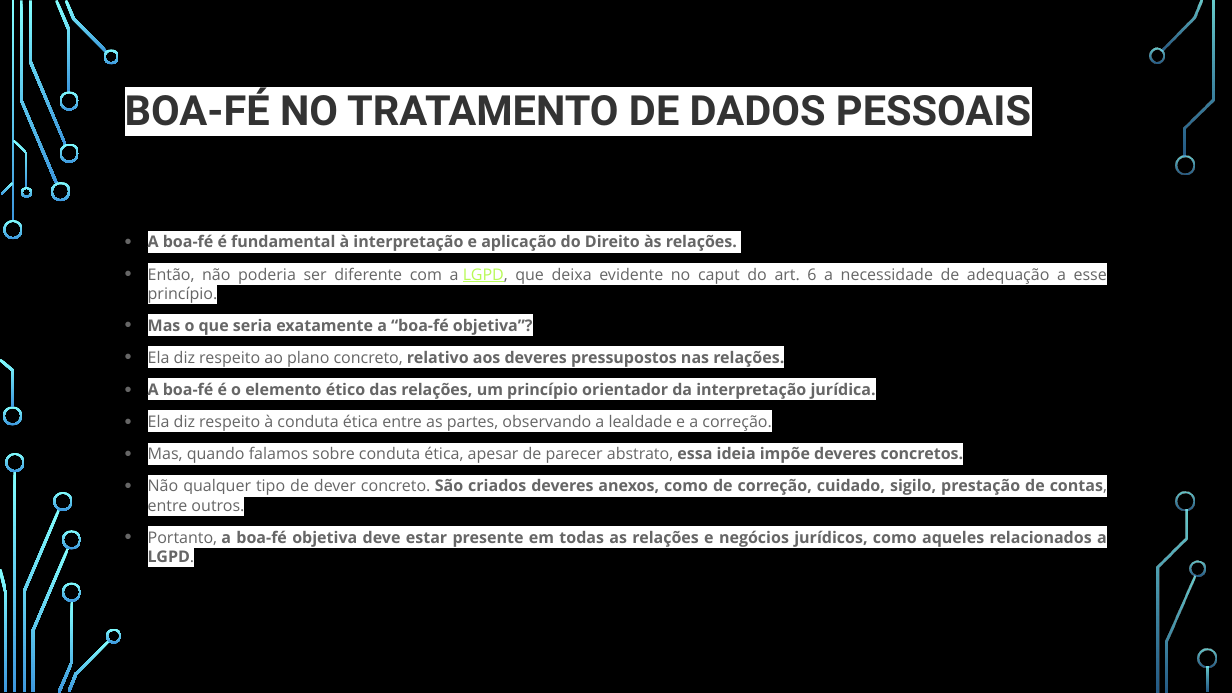
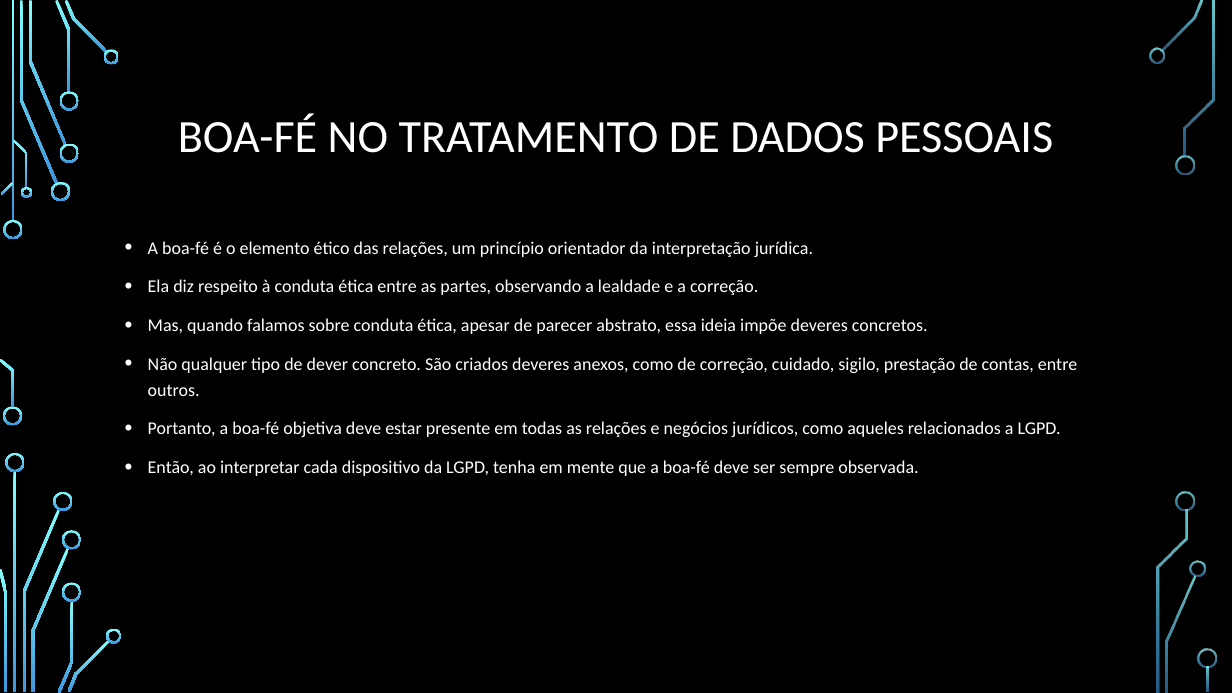
Before and after one commit to MauricioSanto/Meu-Curso-fullstack, a slide deck: slide 6 of Módulo 03/Back-End/aula01/apresentaçao power point LGPD/lgpd.pptx (slide 5 before the commit). Drawn at 1232x693 pixels with LibreOffice and Linux fonts; fonts in the diff are those of the drawing; background and template pictures are left out. Boxes give left, top, right and bottom in pixels: in the first picture for what was removed or moved away, otherwise in the second. Text is boxed around its words. In the diff, an @@ line names an element or a change of style, - is before the commit and + after.

```diff
--- a/Módulo 03/Back-End/aula01/apresentaçao power point LGPD/lgpd.pptx
+++ b/Módulo 03/Back-End/aula01/apresentaçao power point LGPD/lgpd.pptx
@@ title "BOA-FÉ NO TRATAMENTO DE DADOS ..." at <box>178,113,1053,153</box>: size 32.4 to 36 pt, font Roboto to Calibri, text colour #333333 to #FFFFFF, highlight #FFFFFF to none, bold off; alignment left to centre @@
@@ text at <box>148,234,1107,367</box>: paragraphs removed @@
-• A boa-fé é fundamental à interpretação e aplicação do Direito às relações.
-• Então, não poderia ser diferente com a LGPD, que deixa evidente no caput do art. 6 a necessidade de adequação a esse princípio.
-• Mas o que seria exatamente a “boa-fé objetiva”?
-• Ela diz respeito ao plano concreto, relativo aos deveres pressupostos nas relações.
@@ text at <box>148,241,1077,437</box>: size 12.5 to 14 pt, font Open Sans to Calibri, text colour #666666 to #FFFFFF, highlight #FFFFFF to none in "A boa-fé é o elemento ético das ...", "Ela diz respeito à conduta ética entre ...", "Mas, quando falamos sobre conduta ética, apesar ...", "Não qualquer tipo de dever concreto. São ..." and 1 more places; bold off in "A boa-fé é o elemento ético das ...", "essa ideia impõe deveres concretos.", "São criados deveres anexos, como de correção, ...", "a boa-fé objetiva deve estar presente em ..."; alignment justified to left; line spacing 1 to 1.2 @@
@@ text at <box>148,460,918,476</box>: paragraph added @@
+• Então, ao interpretar cada dispositivo da LGPD, tenha em mente que a boa-fé deve ser sempre observada.
```
Also in this commit, not shown: 6 other slides changed, 5 slides added.
